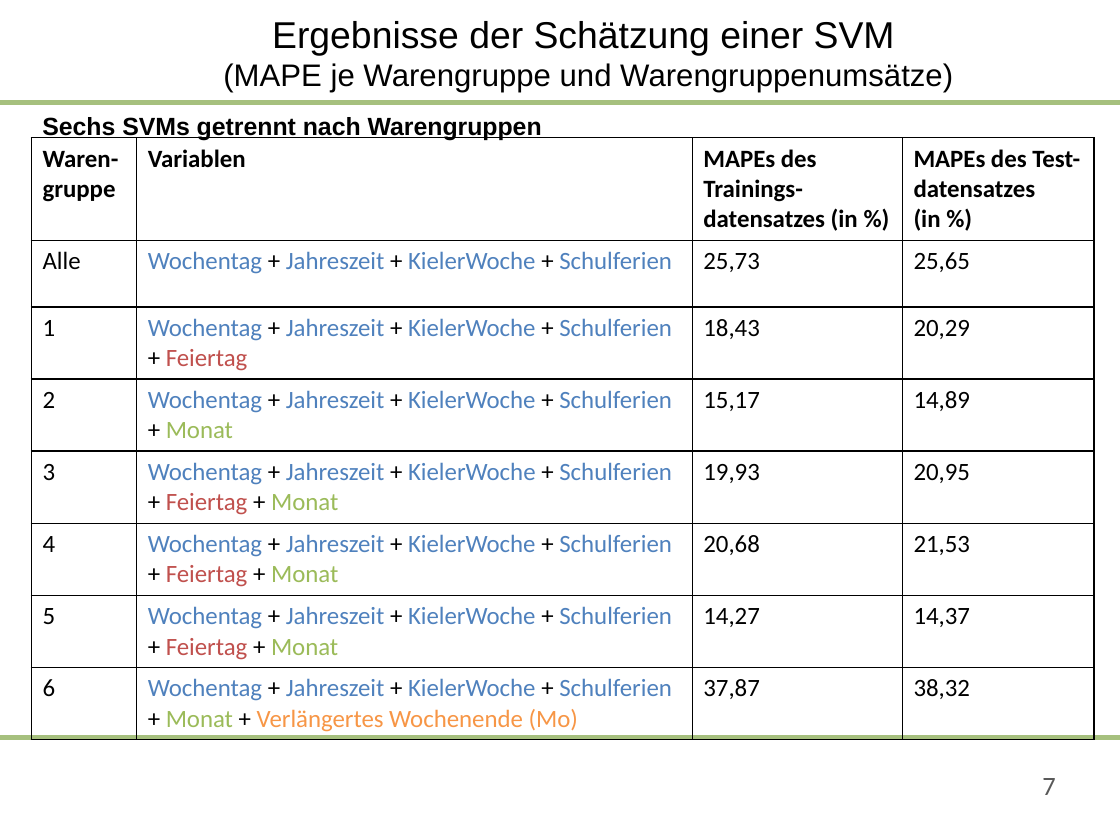
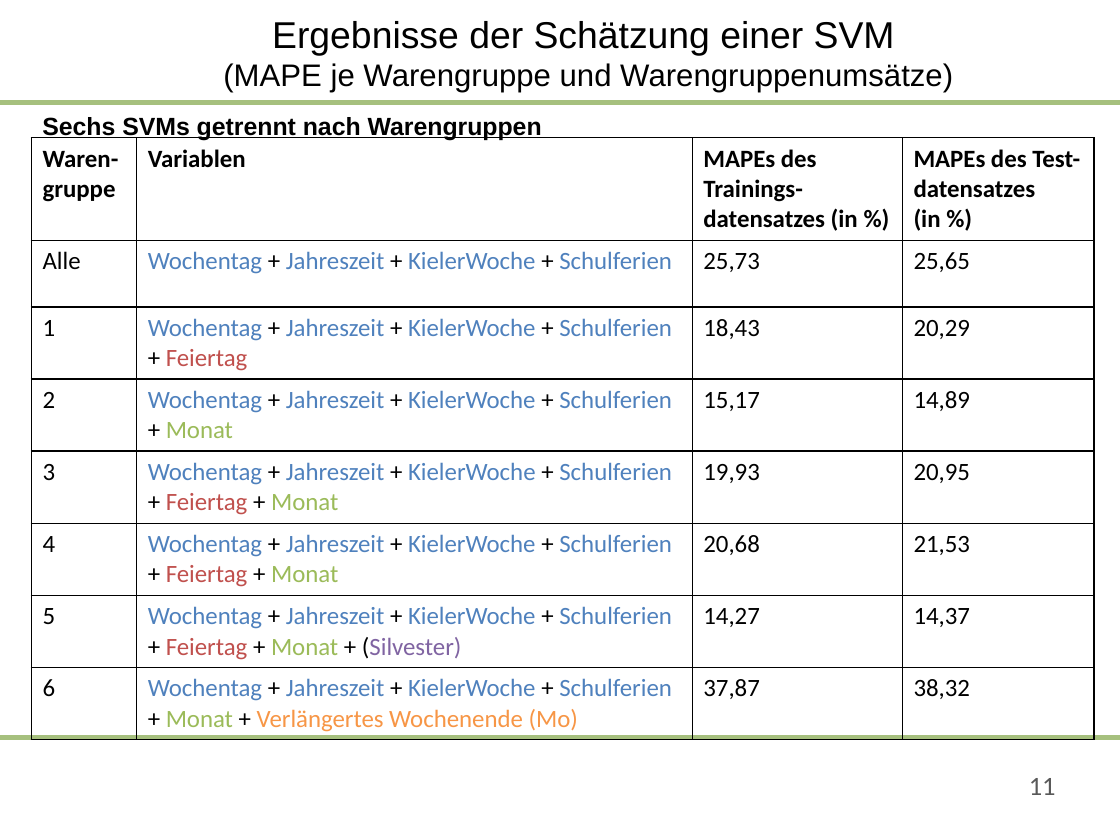
Before and after one commit to saludwig26/Data-science-Team-5-1, a slide deck: slide 11 of 09-06-2020-Präsentation_Team 5.pptx (slide 7 before the commit). Drawn at 1120x840 pixels with LibreOffice and Linux fonts; fonts in the diff are those of the drawing; background and template pictures are left out. Boxes give left, top, right and bottom in pixels: in the first picture for what was removed or moved away, otherwise in the second. Text is boxed around its words. In the diff, an @@ line names an element or a change of style, - is before the commit and + after.

```diff
--- a/09-06-2020-Präsentation_Team 5.pptx
+++ b/09-06-2020-Präsentation_Team 5.pptx
@@ table at [31,138,1094,736] @@
-row 7, column 2: Wochentag + Jahreszeit + KielerWoche + Schulferien + Feiertag + Monat
+row 7, column 2: Wochentag + Jahreszeit + KielerWoche + Schulferien + Feiertag + Monat + (Silvester)
@@ page number at [1029,778,1056,795]: text changed @@
-7
+11
```
Also in this commit, not shown: 4 other slides changed, 4 slides added.
